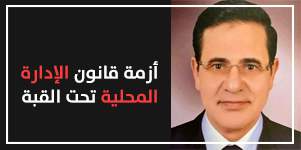
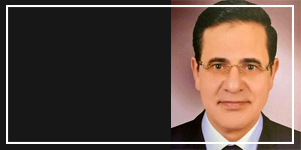
Before/after of a 301x150 layered artwork. What changed in the layer stack:
unmasked "Rectangle 1" over bbox(21, 61, 158, 107)
hid "أزمة قانون الإدارة المحلية تحت القبة" over bbox(21, 61, 158, 107)
